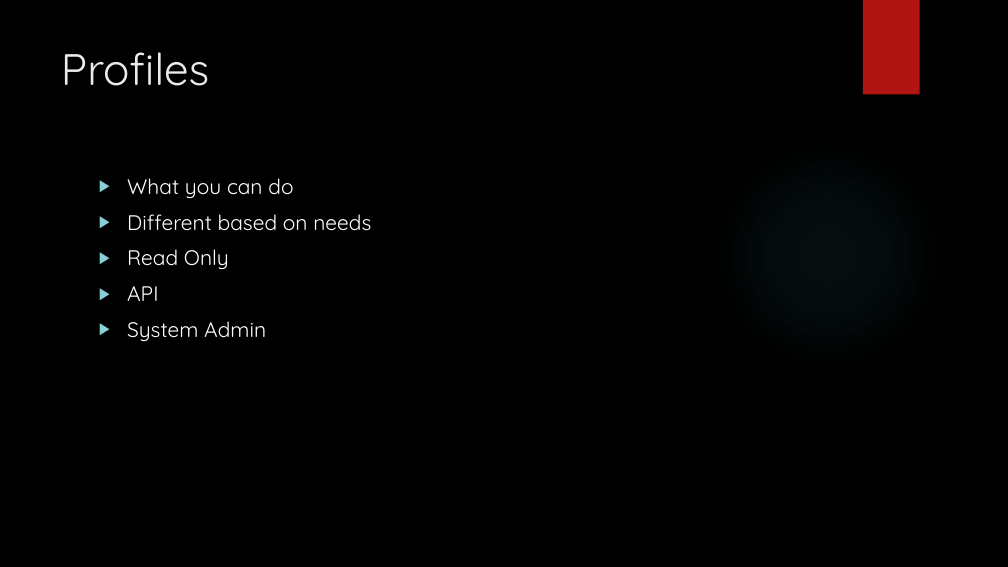
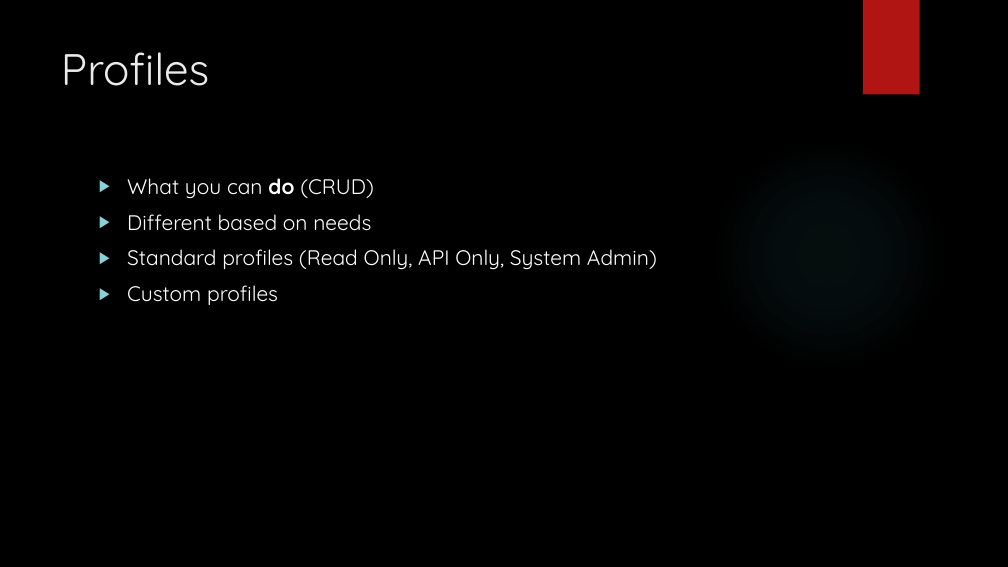
Before and after one commit to ChristianLinenko/Salesforce101, a slide deck: slide 9 of Week 2/Lecture - Week 2.pptx (slide 4 before the commit). Drawn at 1008x567 pixels with LibreOffice and Linux fonts; fonts in the diff are those of the drawing; background and template pictures are left out. Boxes give left, top, right and bottom in pixels: in the first picture for what was removed or moved away, otherwise in the second. Text is boxed around its words. In the diff, an @@ line names an element or a change of style, - is before the commit and + after.

```diff
--- a/Week 2/Lecture - Week 2.pptx
+++ b/Week 2/Lecture - Week 2.pptx
@@ text at <box>127,178,374,198</box>: text changed @@
-▶ What you can do
+▶ What you can do (CRUD)
@@ text at <box>127,249,657,305</box>: text changed @@
-▶ Read Only
-▶ API
-▶ System Admin
+▶ Standard profiles (Read Only, API Only, System Admin)
+▶ Custom profiles
```
Also in this commit, not shown: 2 other slides changed, 4 slides added.
